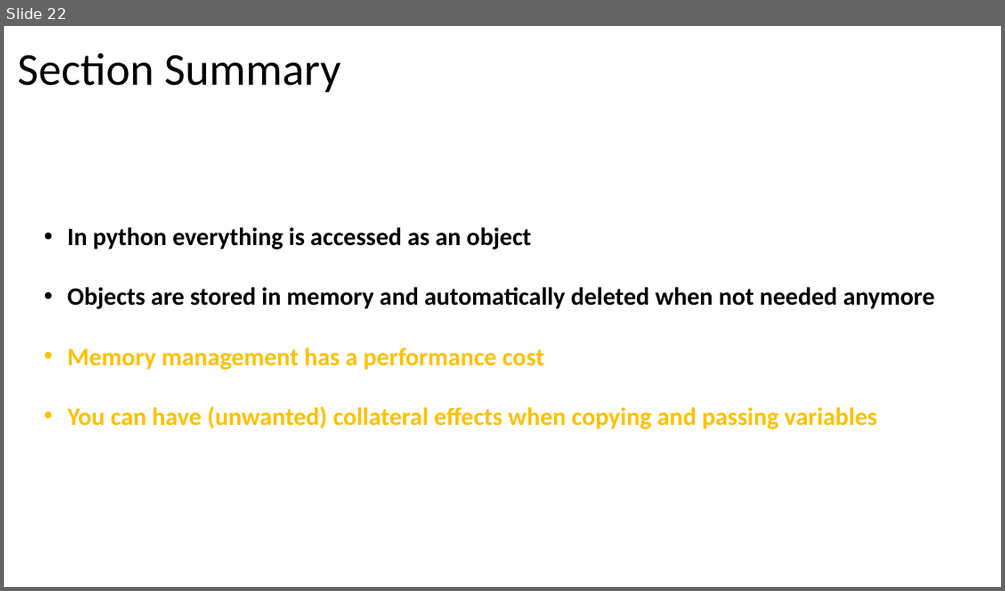
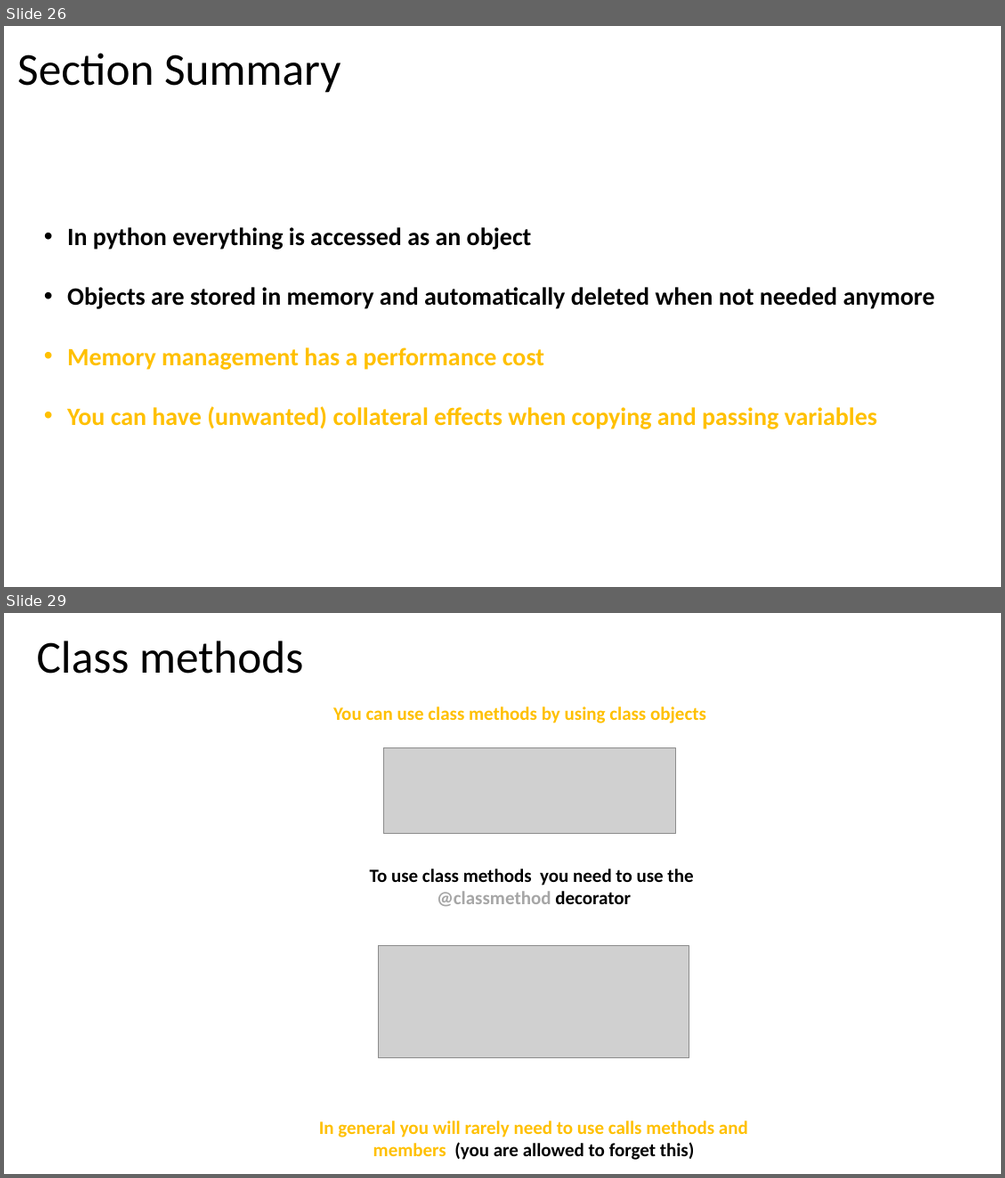
Before and after one commit to PierFF/OOP-INSA-Toulouse, a slide deck: OOP-Programming.pptx. Shown one above the other, each under a label of ours: slide 22 before the commit, slides 26 and 29 after it; the slides between them are not shown. The pictures are 1005x591 and 1005x1178 pixels, drawn with LibreOffice and Linux fonts; fonts in the diff are those of the drawing; grey boxes stand for pictures. Boxes give left, top, right and bottom in pixels: in the first picture for what was removed or moved away, otherwise in the second. Text is boxed around its words. In the diff, an @@ line names an element or a change of style, - is before the commit and + after.

```diff
--- a/OOP-Programming.pptx
+++ b/OOP-Programming.pptx
@@ slide 29 added at (x1=4, y1=613, x2=1001, y2=1174), background #FFFFFF @@
@@ text added at (x1=37, y1=641, x2=303, y2=674), 44 pt, text #000000 @@
+Class methods
@@ text added at (x1=333, y1=706, x2=706, y2=723), 18 pt, text #FFC000, bold @@
+You can use class methods by using class objects
@@ picture added at (x1=384, y1=748, x2=676, y2=834) @@
@@ text added at (x1=370, y1=868, x2=693, y2=906), 18 pt, text #000000, bold @@
+To use class methods you need to use the
+@classmethod decorator
@@ picture added at (x1=379, y1=946, x2=689, y2=1058) @@
@@ text added at (x1=319, y1=1120, x2=748, y2=1159), 18 pt, text #FFC000, bold @@
+In general you will rarely need to use calls methods and members (you are allowed to forget this)
@@ what was slide 22 is now slide 26 @@
```
Also in this commit, not shown: 1 slide changed, 9 other slides added, 1 slide removed, 1 other file.
